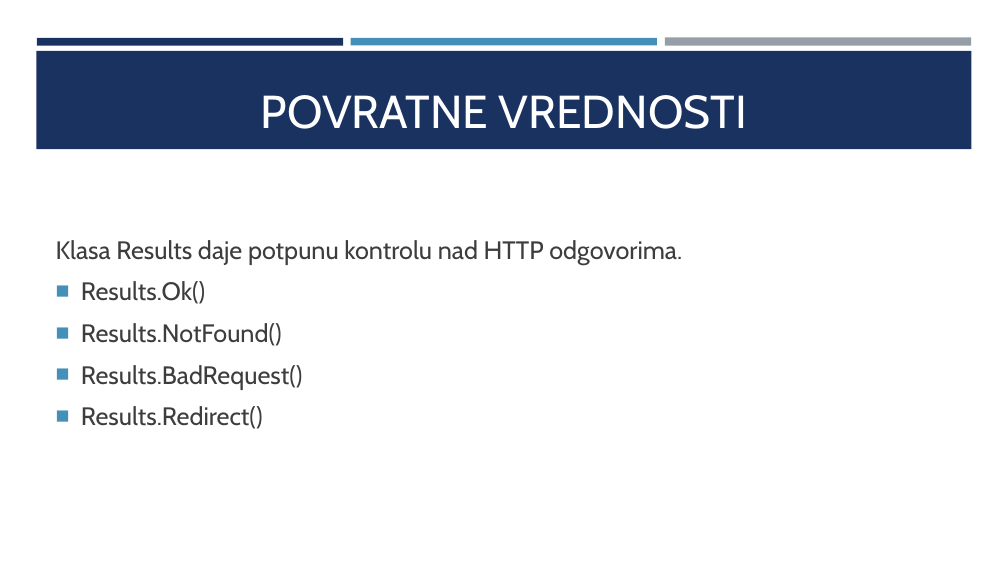
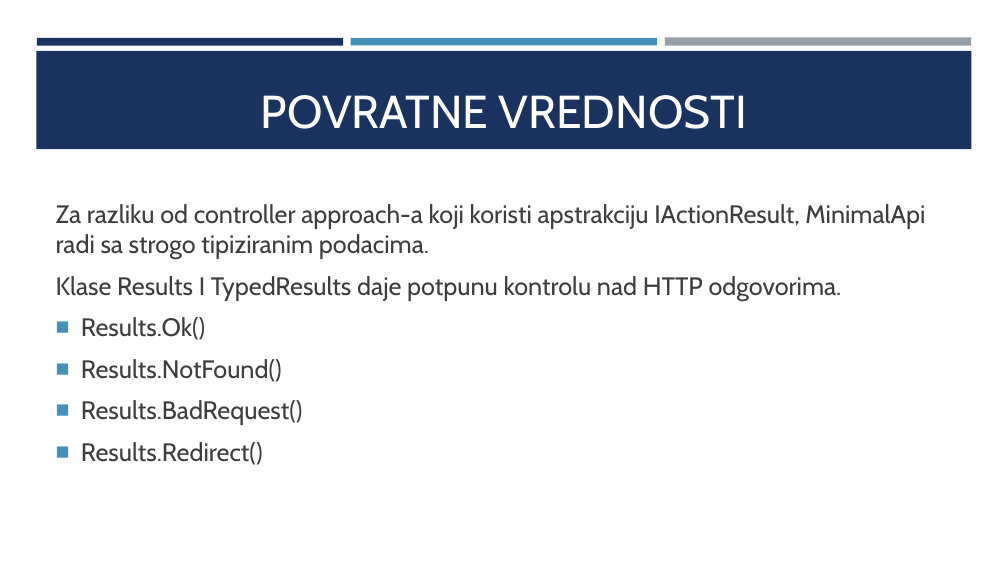
Before and after one commit to m1hajloc/Napredno-softversko-inzenjerstvo, a slide deck: slide 13 of Napredno Softversko Inzenjerstvo.pptx (slide 10 before the commit). Drawn at 1008x567 pixels with LibreOffice and Linux fonts; fonts in the diff are those of the drawing. Boxes give left, top, right and bottom in pixels: in the first picture for what was removed or moved away, otherwise in the second. Text is boxed around its words. In the diff, an @@ line names an element or a change of style, - is before the commit and + after.

Commit message:
Presentation

```diff
--- a/Napredno Softversko Inzenjerstvo.pptx
+++ b/Napredno Softversko Inzenjerstvo.pptx
@@ text at bbox=[56, 204, 925, 301]: text changed @@
-Klasa Results daje potpunu kontrolu nad HTTP odgovorima.
+Za razliku od controller approach-a koji koristi apstrakciju IActionResult, MinimalApi radi sa strogo tipiziranim podacima.
+Klase Results I TypedResults daje potpunu kontrolu nad HTTP odgovorima.
```
Also in this commit, not shown: 4 other slides changed, 4 slides added, 1 slide removed.
